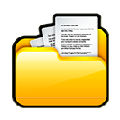
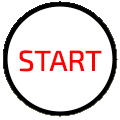
Layer changes from the first 120 x 120 image to the second:
hid "open hover" over [12, 13, 109, 108]
added group "START hover" with 1 layers in group "NEW" over [3, 1, 118, 117]
added layer "Layer 1" (1st of 2, in "NEW" › "START hover") in group "START hover" over [3, 1, 118, 117]
